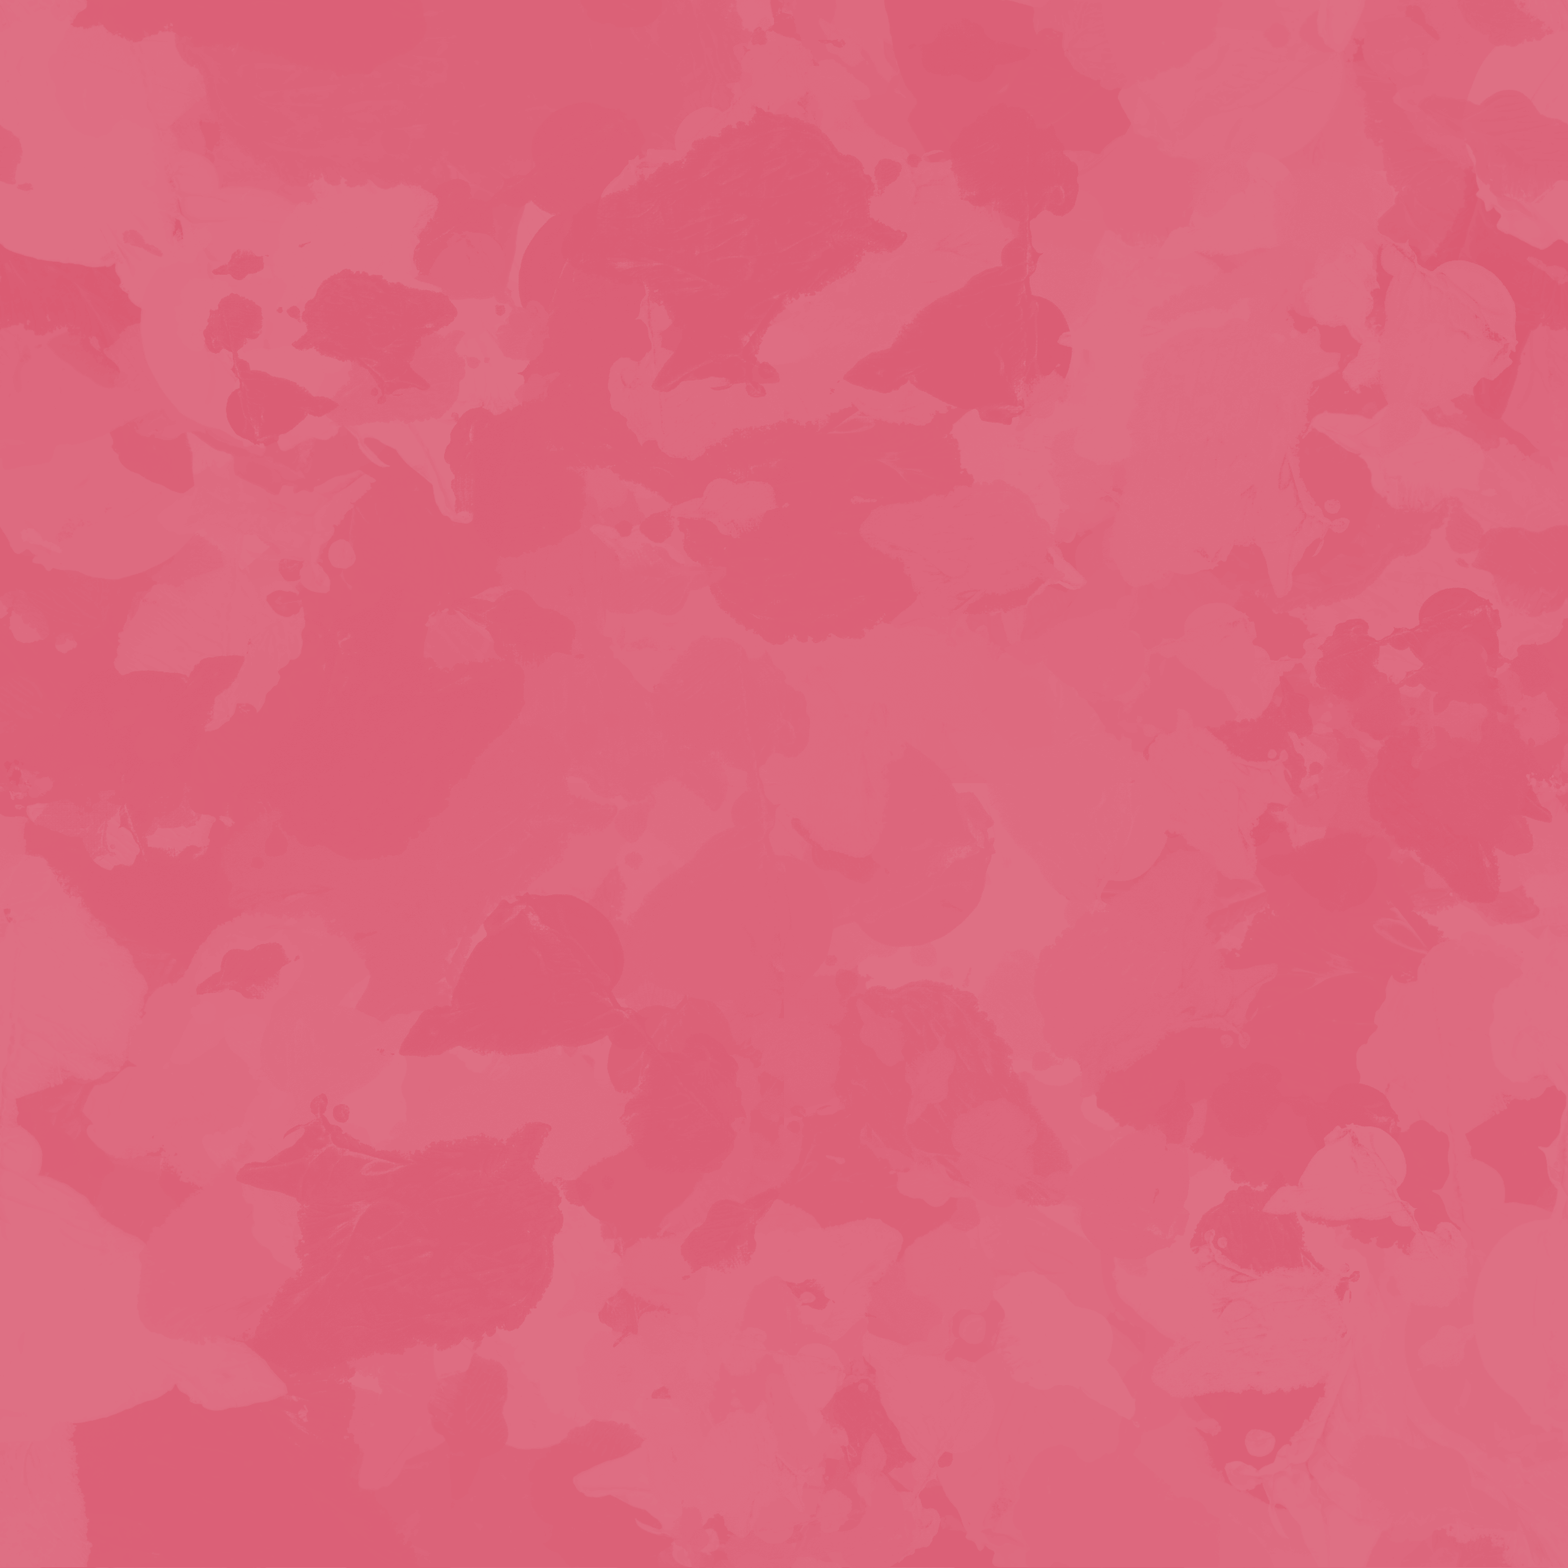
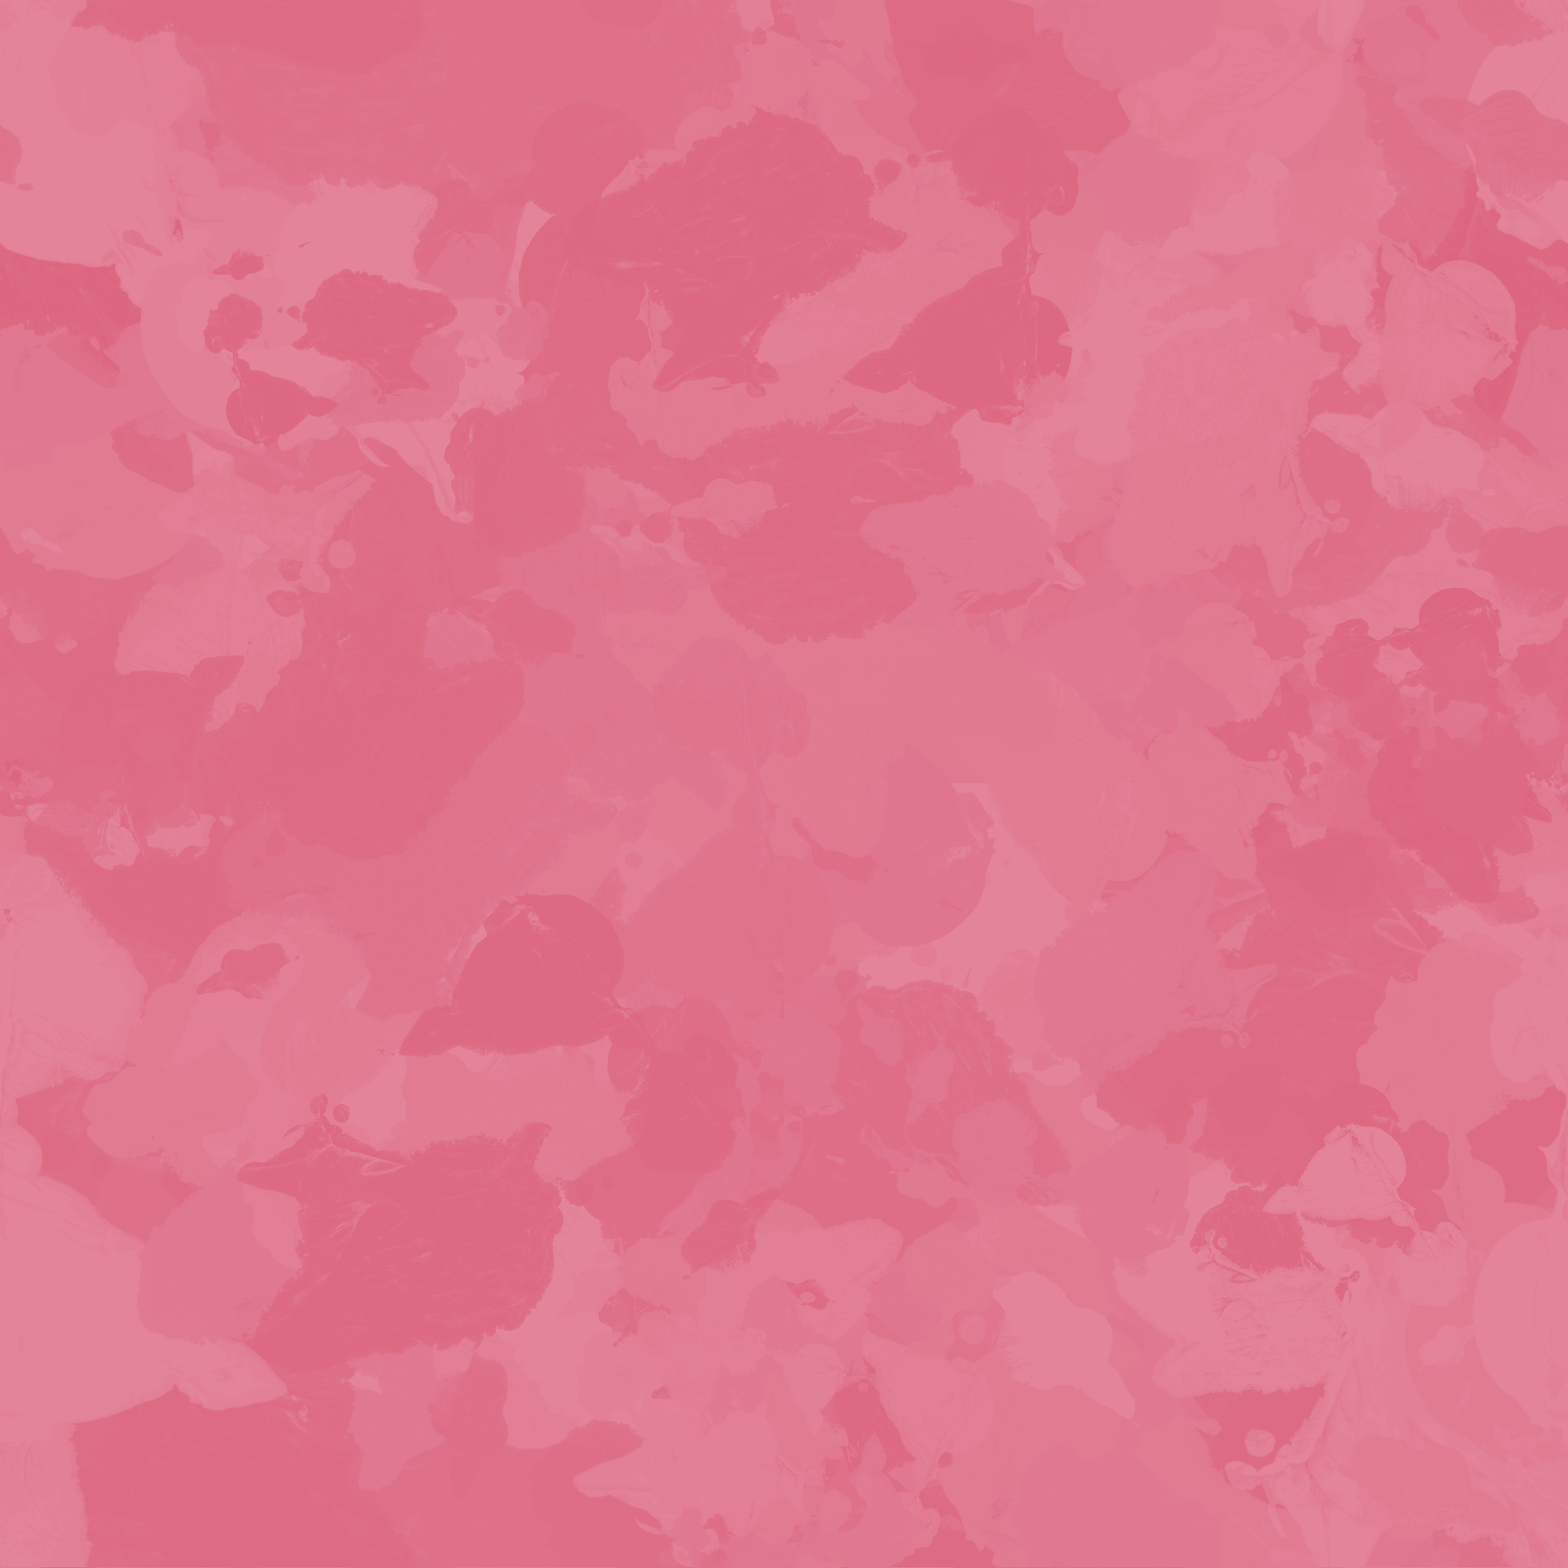
Revision of a layered 1568×1568 image; what changed, layer by layer:
pixels changed over [0, 0, 1568, 1568] (layer not identified)